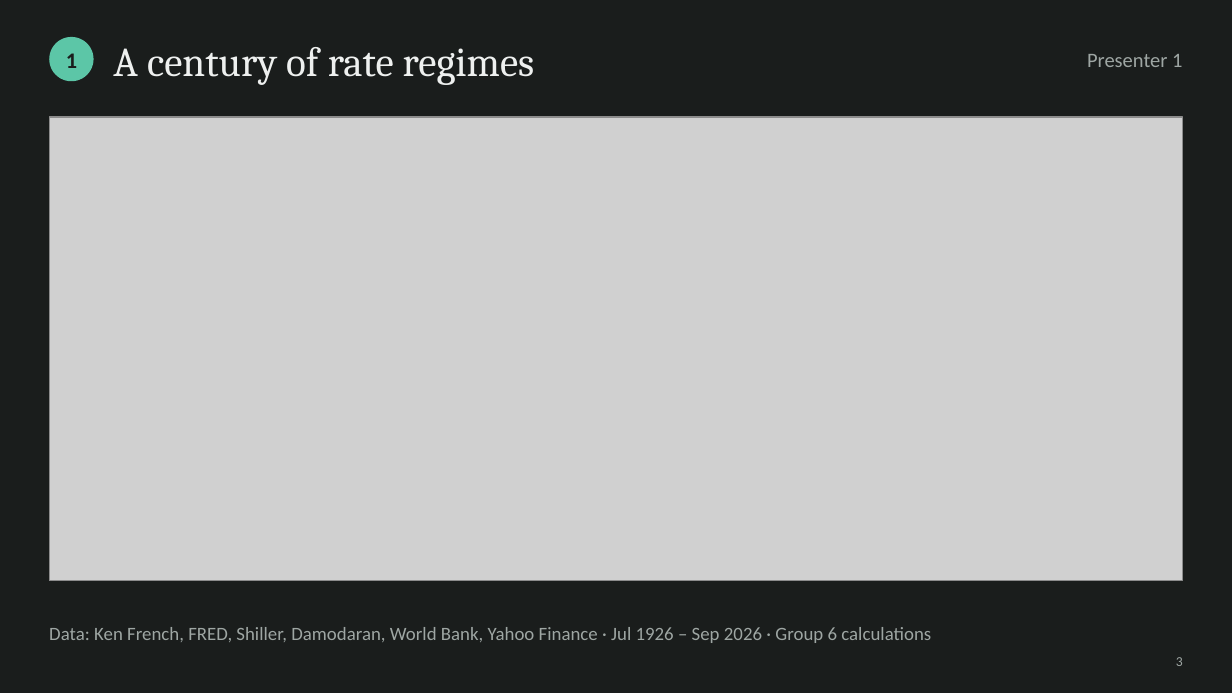
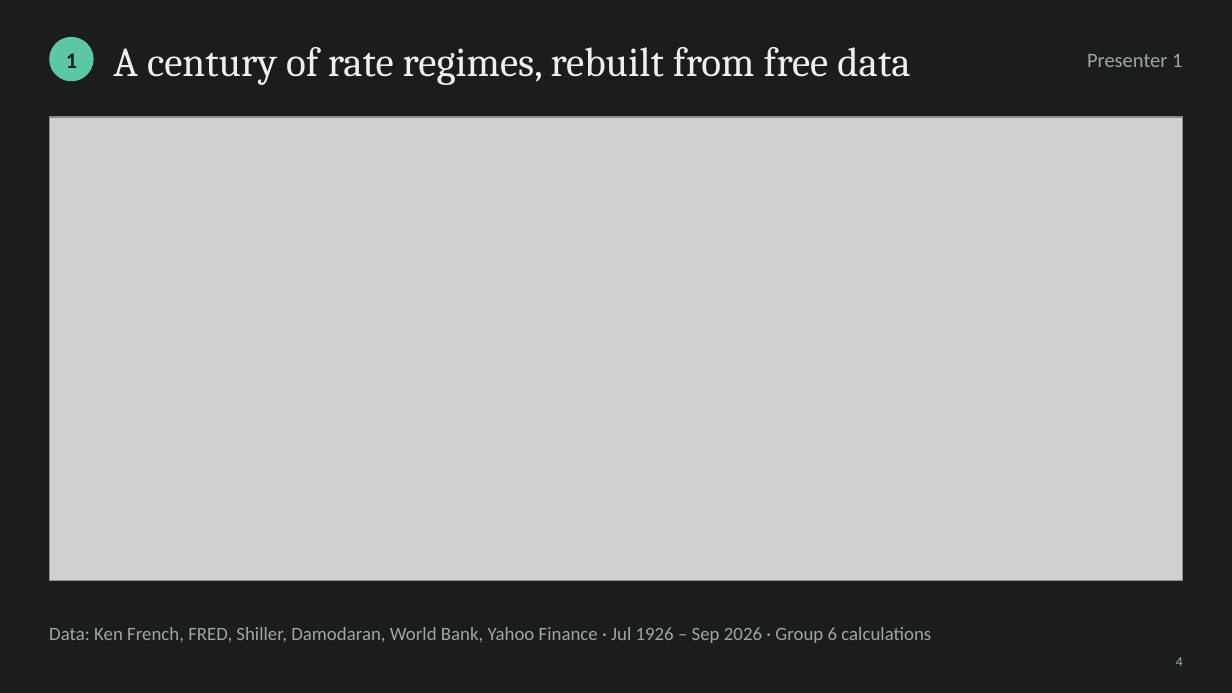
Before and after one commit to cyee02/MQF, a slide deck: slide 4 of QF600/Final Assignment/04 - Presentation Slides Group 6.pptx (slide 3 before the commit). Drawn at 1232x693 pixels with LibreOffice and Linux fonts; fonts in the diff are those of the drawing; grey boxes stand for pictures. Boxes give left, top, right and bottom in pixels: in the first picture for what was removed or moved away, otherwise in the second. Text is boxed around its words. In the diff, an @@ line names an element or a change of style, - is before the commit and + after.

```diff
--- a/QF600/Final Assignment/04 - Presentation Slides Group 6.pptx
+++ b/QF600/Final Assignment/04 - Presentation Slides Group 6.pptx
@@ text at <box>113,47,910,85</box>: text changed @@
-A century of rate regimes
+A century of rate regimes, rebuilt from free data
@@ text at <box>1176,657,1183,666</box>: text changed @@
-3
+4
```
Also in this commit, not shown: 11 other slides changed, 7 slides added, 2 slides removed, 34 other files.
